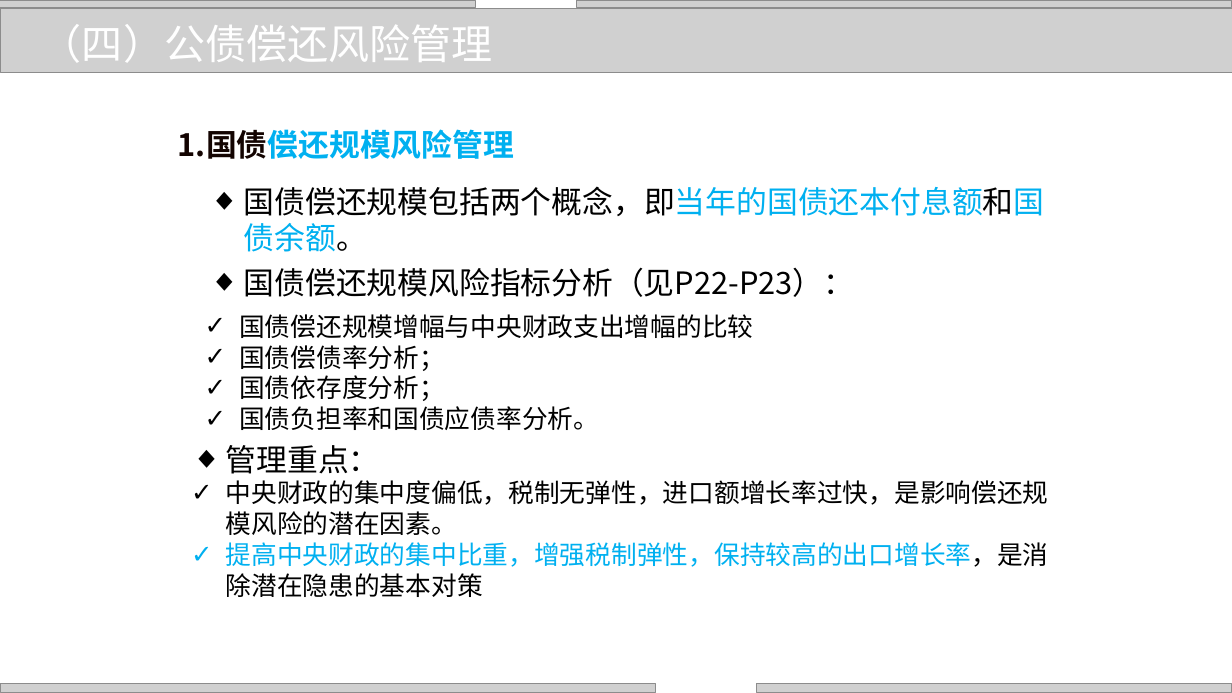
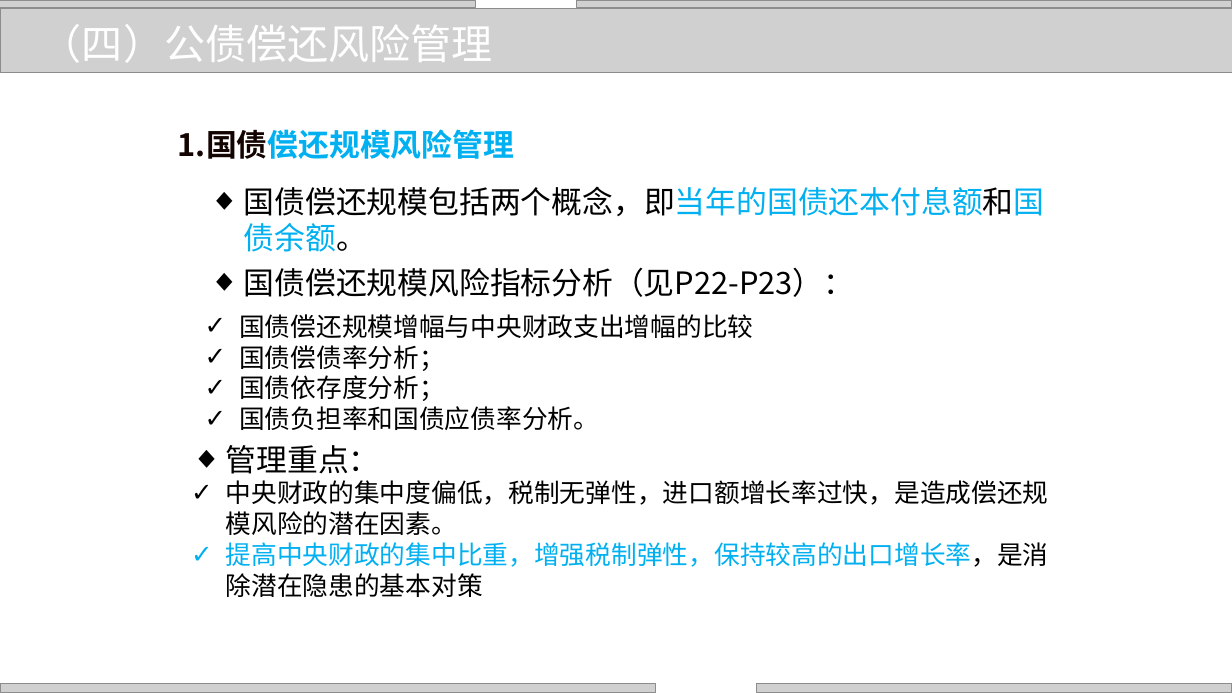
Before and after one commit to zhangjianzhang/internet_credit, a slide deck: slide 40 of files/slides/lecture_13.pptx (slide 36 before the commit). Drawn at 1232x693 pixels with LibreOffice and Linux fonts; fonts in the diff are those of the drawing; grey boxes stand for pictures; background and template pictures are left out. Boxes give left, top, right and bottom in pixels: in the first picture for what was removed or moved away, otherwise in the second. Text is boxed around its words. In the diff, an @@ line names an element or a change of style, - is before the commit and + after.

```diff
--- a/files/slides/lecture_13.pptx
+++ b/files/slides/lecture_13.pptx
@@ text at (226,480,1049,535): text changed @@
-✓ 中央财政的集中度偏低，税制无弹性，进口额增长率过快，是影响偿还规模风险的潜在因素。
+✓ 中央财政的集中度偏低，税制无弹性，进口额增长率过快，是造成偿还规模风险的潜在因素。
```
Also in this commit, not shown: 12 other slides changed, 4 slides added, 3 other files.
